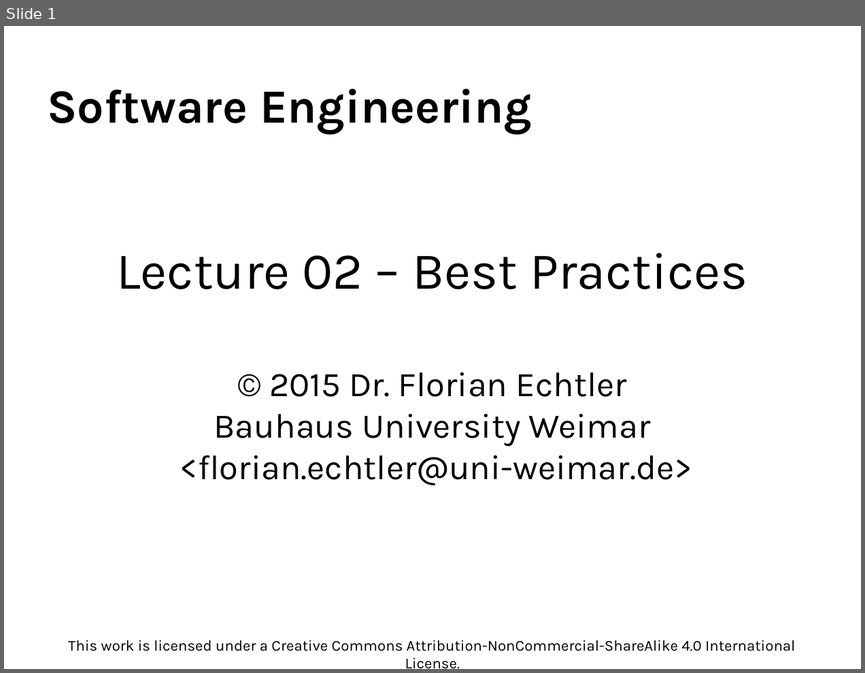
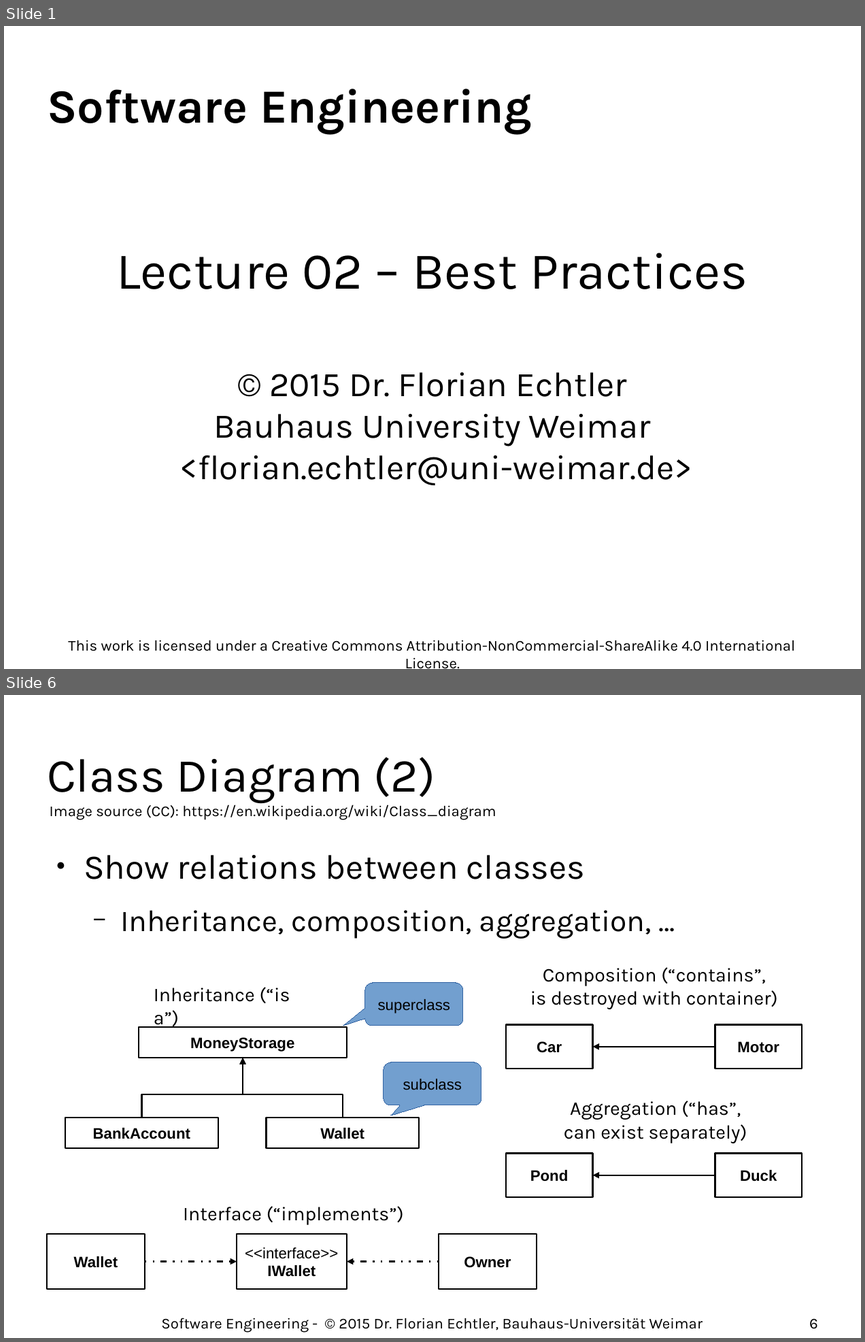
Before and after one commit to floe/software-engineering, a slide deck: 02-best-practices.odp. Shown one above the other, each under a label of ours: slide 1 before the commit, slides 1 and 6 after it; the slides between them are not shown. The pictures are 865x673 and 865x1342 pixels, drawn with LibreOffice and Linux fonts; fonts in the diff are those of the drawing; background and template pictures are left out. Boxes give left, top, right and bottom in pixels: in the first picture for what was removed or moved away, otherwise in the second. Text is boxed around its words. In the diff, an @@ line names an element or a change of style, - is before the commit and + after.

```diff
--- a/02-best-practices.odp
+++ b/02-best-practices.odp
@@ slide 6 added at [4, 695, 861, 1338], background #FFFFFF @@
@@ title added at [47, 757, 435, 803], 44 pt, text #000000 @@
+Class Diagram (2)
@@ text added at [50, 802, 496, 820], 14 pt, text #000000 @@
+Image source (CC): https://en.wikipedia.org/wiki/Class_diagram
@@ text added at [84, 855, 651, 938], 28 pt, text #000000 @@
+● Show relations between classes
+  − Inheritance, composition, aggregation, …
@@ text added at [530, 967, 778, 1009], 18 pt, text #000000 @@
+Composition (“contains”,
+is destroyed with container)
@@ text added at [154, 987, 290, 1028], 18 pt, text #000000 @@
+Inheritance (“is a”)
@@ rounded speech box added at [366, 983, 464, 1025], fill #729FCF, outline #3465A4 0 pt, 14 pt, text #000000 @@
+superclass
@@ rectangle added at [139, 1027, 347, 1057], fill #FFFFFF, outline #000000 1.5 pt, 14 pt, text #000000, bold @@
+MoneyStorage
@@ rectangle added at [507, 1025, 594, 1068], fill #FFFFFF, outline #000000 1.42 pt, 14 pt, text #000000, bold @@
+Car
@@ rectangle added at [715, 1025, 802, 1068], fill #FFFFFF, outline #000000 1.42 pt, 14 pt, text #000000, bold @@
+Motor
@@ elbow arrow added from (141, 1117) to (243, 1057), #000000 1.5 pt @@
@@ elbow arrow added from (343, 1117) to (243, 1057), #000000 1.5 pt @@
@@ elbow arrow added from (715, 1047) to (593, 1047), #000000 1.5 pt @@
@@ rounded speech box added at [383, 1062, 481, 1105], fill #729FCF, outline #3465A4 0 pt, 14 pt, text #000000 @@
+subclass
@@ text added at [564, 1100, 747, 1143], 18 pt, text #000000 @@
+Aggregation (“has”,
+can exist separately)
@@ rectangle added at [65, 1117, 219, 1147], fill #FFFFFF, outline #000000 1.42 pt, 14 pt, text #000000, bold @@
+BankAccount
@@ rectangle added at [266, 1117, 419, 1147], fill #FFFFFF, outline #000000 1.5 pt, 14 pt, text #000000, bold @@
+Wallet
@@ rectangle added at [507, 1153, 594, 1196], fill #FFFFFF, outline #000000 1.42 pt, 14 pt, text #000000, bold @@
+Pond
@@ rectangle added at [715, 1153, 802, 1196], fill #FFFFFF, outline #000000 1.42 pt, 14 pt, text #000000, bold @@
+Duck
@@ elbow arrow added from (715, 1174) to (593, 1174), #000000 1.5 pt @@
@@ text added at [183, 1206, 404, 1225], 18 pt, text #000000 @@
+Interface (“implements”)
@@ rectangle added at [47, 1234, 145, 1289], fill #FFFFFF, outline #000000 1.42 pt, 14 pt, text #000000, bold @@
+Wallet
@@ rectangle added at [237, 1234, 347, 1289], fill #FFFFFF, outline #000000 1.42 pt, 14 pt, text #000000 @@
+<<interface>>
+IWallet
@@ rectangle added at [439, 1234, 536, 1289], fill #FFFFFF, outline #000000 1.42 pt, 14 pt, text #000000, bold @@
+Owner
@@ elbow arrow added from (145, 1261) to (237, 1261), #000000 1.5 pt @@
@@ elbow arrow added from (439, 1261) to (347, 1261), #000000 1.5 pt @@
@@ text added at [161, 1317, 702, 1332], 14 pt, text #000000 @@
+Software Engineering - © 2015 Dr. Florian Echtler, Bauhaus-Universität Weimar
@@ page number added at [809, 1319, 818, 1329], 14 pt, text #000000 @@
+6
```
Also in this commit, not shown: 31 slides changed, 1 other slide added, 1 slide removed.
